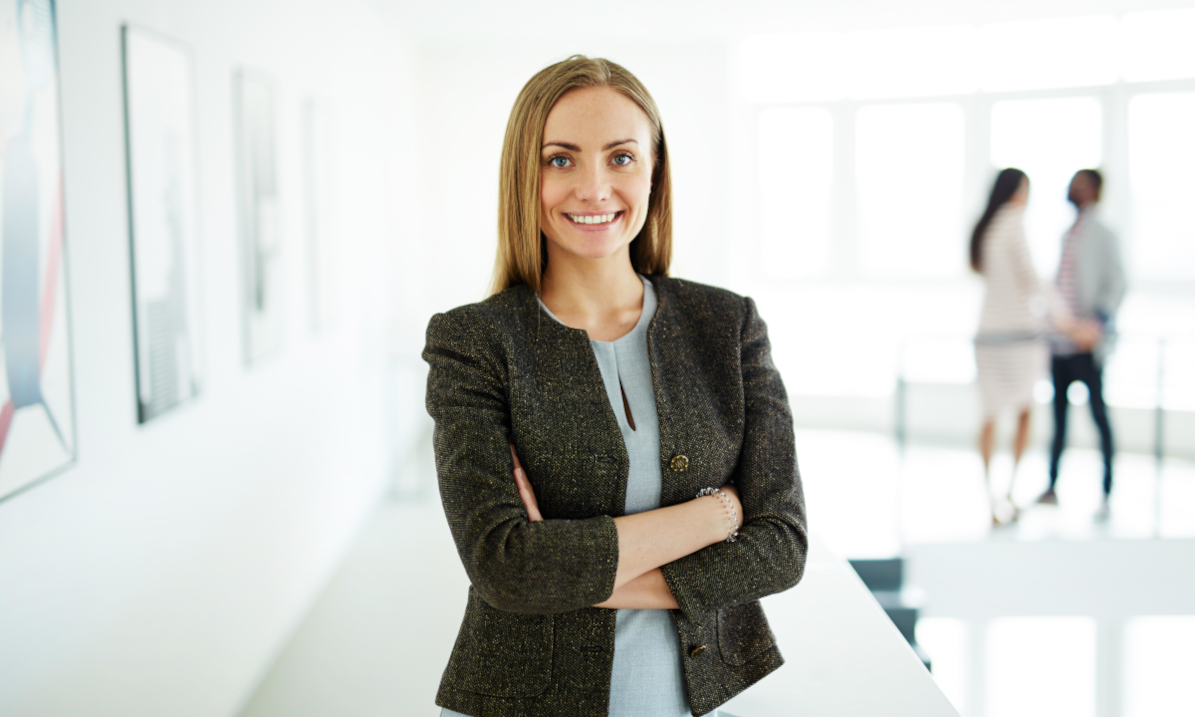
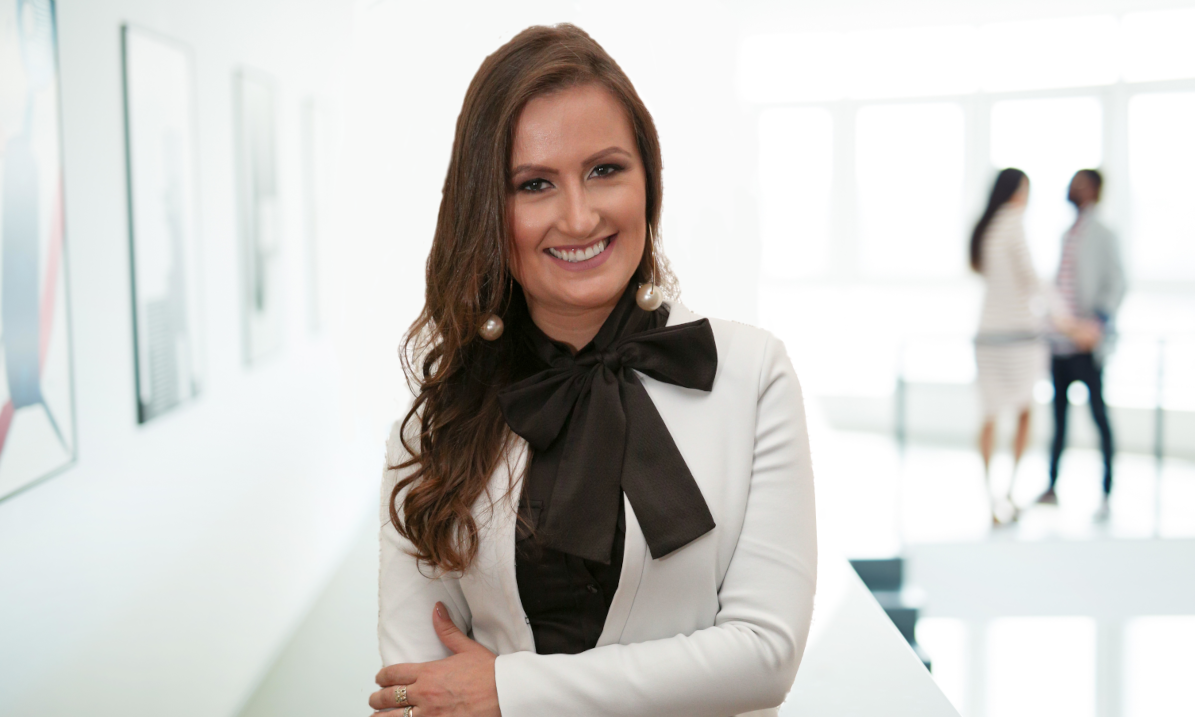
Layer changes from the first w=1195, h=717 image to the second:
added layer "LAZA00692.png" above "image-4.jpg" over 358, 20, 819, 717
painted on "image-4.jpg" over 328, 0, 857, 717
